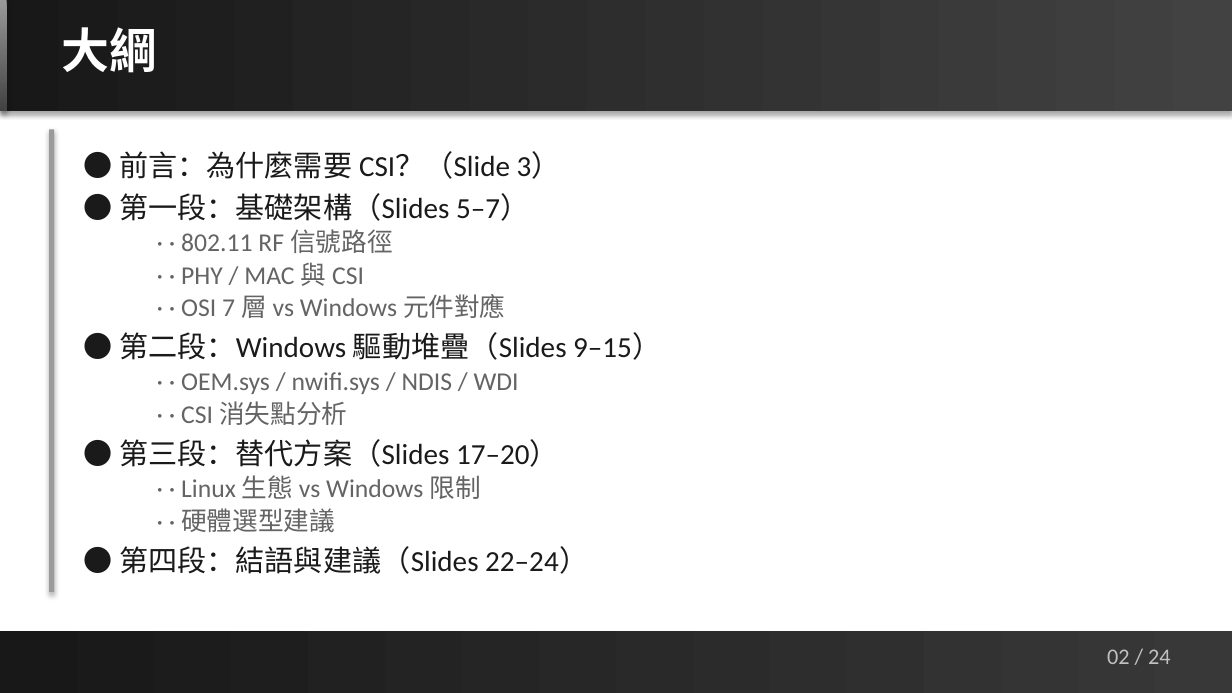
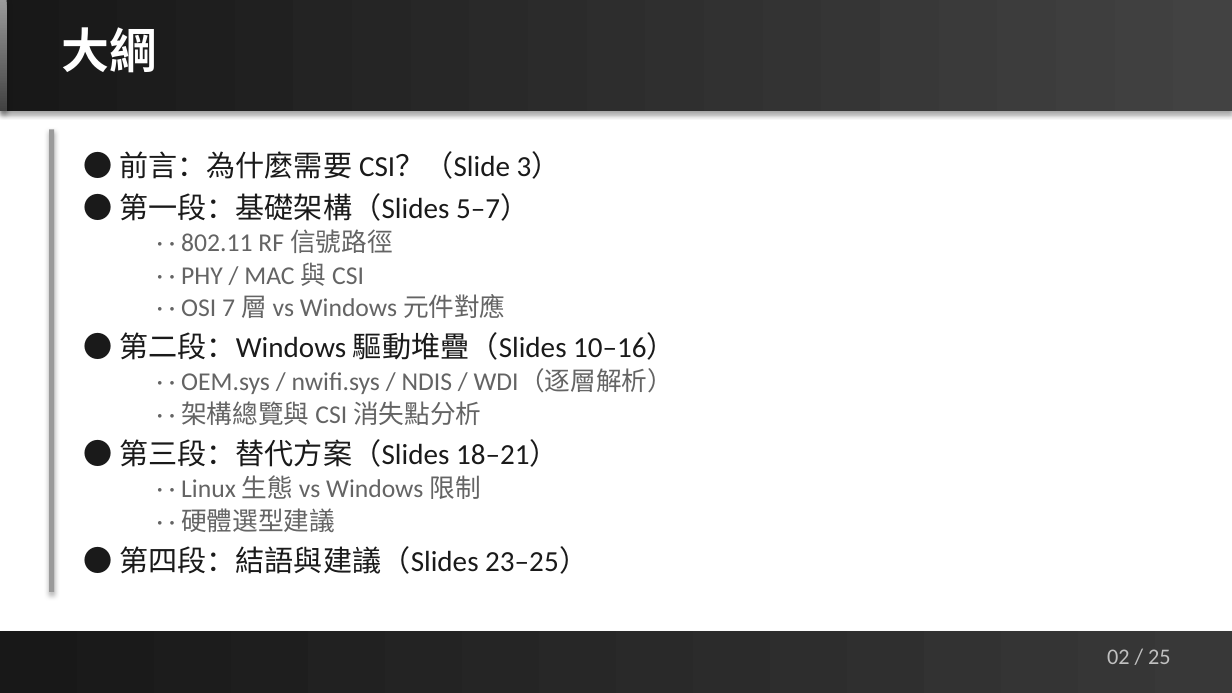
Before and after one commit to jacky92219-cell/network-ppt-project, a slide deck: slide 2 of output/network-card-csi-v5.1.pptx. Drawn at 1232x693 pixels with LibreOffice and Linux fonts; fonts in the diff are those of the drawing. Boxes give left, top, right and bottom in pixels: in the first picture for what was removed or moved away, otherwise in the second. Text is boxed around its words. In the diff, an @@ line names an element or a change of style, - is before the commit and + after.

```diff
--- a/output/network-card-csi-v5.1.pptx
+++ b/output/network-card-csi-v5.1.pptx
@@ text at [119,332,676,467]: text changed @@
-● 第二段：Windows 驅動堆疊（Slides 9–15）
-  · · OEM.sys / nwifi.sys / NDIS / WDI
-  · · CSI 消失點分析
-● 第三段：替代方案（Slides 17–20）
+● 第二段：Windows 驅動堆疊（Slides 10–16）
+  · · OEM.sys / nwifi.sys / NDIS / WDI（逐層解析）
+  · · 架構總覽與 CSI 消失點分析
+● 第三段：替代方案（Slides 18–21）
@@ text at [119,546,588,574]: text changed @@
-● 第四段：結語與建議（Slides 22–24）
+● 第四段：結語與建議（Slides 23–25）
@@ text at [1107,649,1171,664]: text changed @@
-02 / 24
+02 / 25
```
Also in this commit, not shown: 23 other slides changed, 1 slide added, 3 other files.
